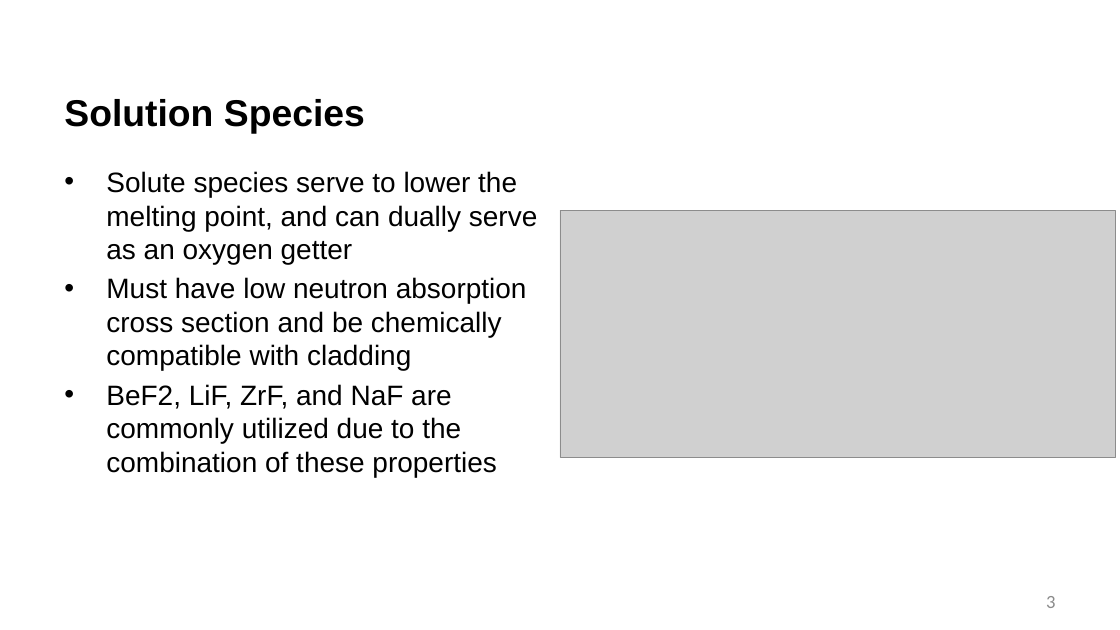
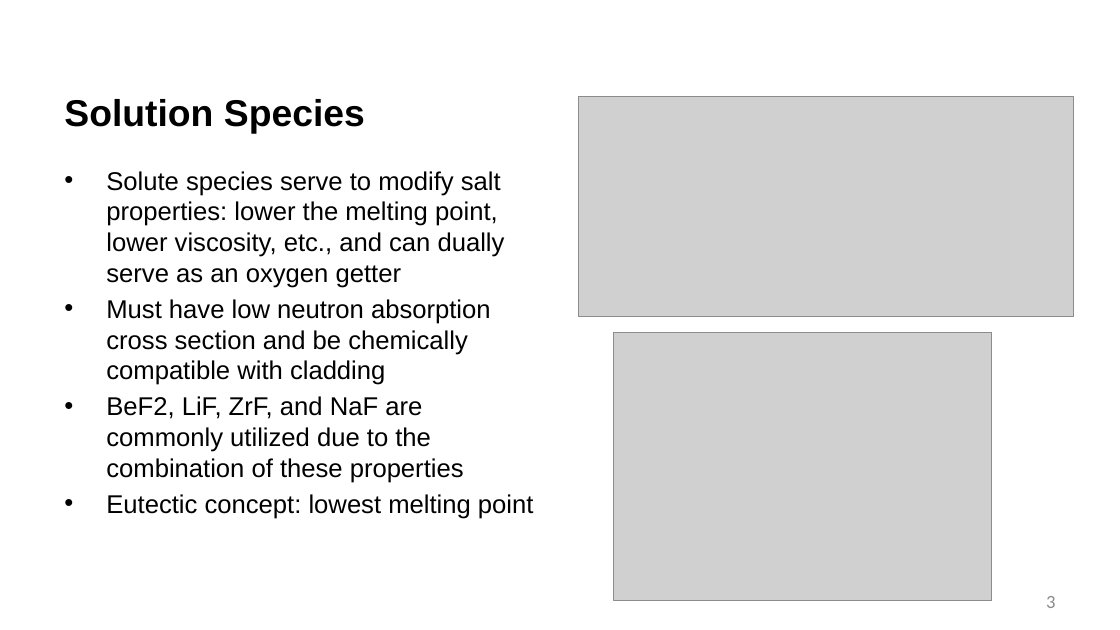
Before and after one commit to benbeeler/TEACHING, a slide deck: slide 3 of Advanced Reactor Materials/Fall2026/Lec14_MoltenSalts.pptx. Drawn at 1120x630 pixels with LibreOffice and Linux fonts; fonts in the diff are those of the drawing; grey boxes stand for pictures; background and template pictures are left out. Boxes give left, top, right and bottom in pixels: in the first picture for what was removed or moved away, otherwise in the second. Text is boxed around its words. In the diff, an @@ line names an element or a change of style, - is before the commit and + after.

```diff
--- a/Advanced Reactor Materials/Fall2026/Lec14_MoltenSalts.pptx
+++ b/Advanced Reactor Materials/Fall2026/Lec14_MoltenSalts.pptx
@@ picture resized from (x1=560, y1=210, x2=1116, y2=457) to (x1=579, y1=97, x2=1074, y2=317) @@
@@ text at (x1=106, y1=171, x2=505, y2=288): text changed; size 24 to 22 pt @@
-• Solute species serve to lower the melting point, and can dually serve as an oxygen getter
+• Solute species serve to modify salt properties: lower the melting point, lower viscosity, etc., and can dually serve as an oxygen getter
@@ text at (x1=106, y1=299, x2=491, y2=483): size 24 to 22 pt in "Must have low neutron absorption cross section ...", "BeF2, LiF, ZrF, and NaF are commonly ..." @@
@@ picture added at (x1=614, y1=333, x2=992, y2=601) @@
@@ text at (x1=106, y1=494, x2=534, y2=519): paragraph added @@
+• Eutectic concept: lowest melting point
```
Also in this commit, not shown: 13 other slides changed, 1 slide added, 24 slides removed, 17 other files.
